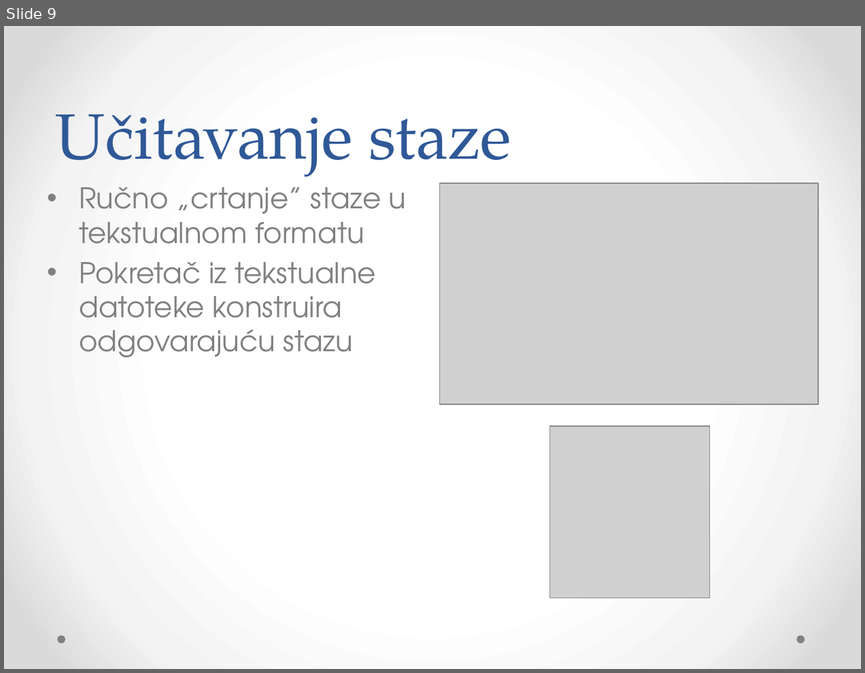
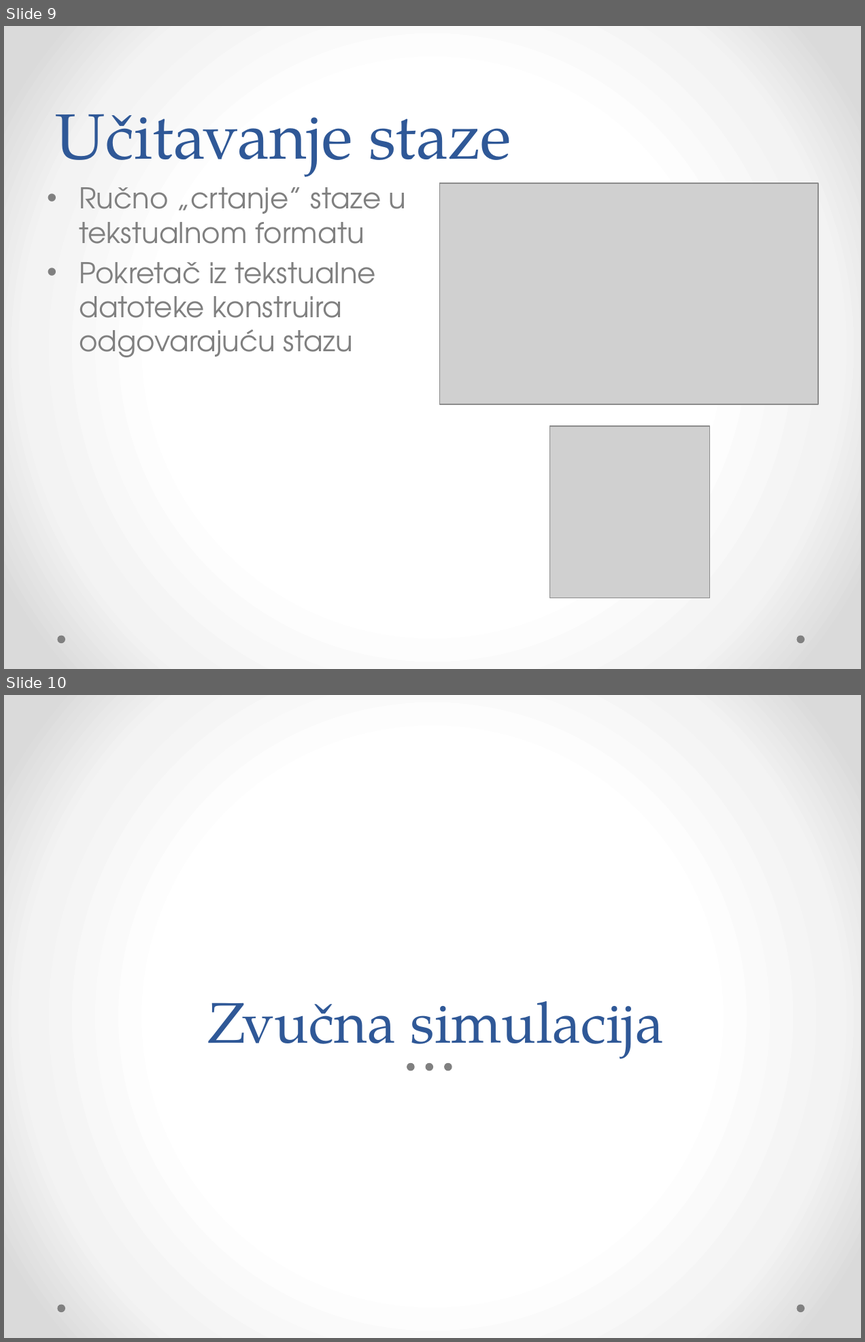
Before and after one commit to Bojanovski/IG-Project, a slide deck: Dokumentacija/Prezentacija.pptx. Shown one above the other, each under a label of ours: slide 9 before the commit, slides 9 and 10 after it. The pictures are 865x673 and 865x1342 pixels, drawn with LibreOffice and Linux fonts; fonts in the diff are those of the drawing; grey boxes stand for pictures. Boxes give left, top, right and bottom in pixels: in the first picture for what was removed or moved away, otherwise in the second. Text is boxed around its words. In the diff, an @@ line names an element or a change of style, - is before the commit and + after.

Commit message:
Zvucna simulacija u prezentaciji

```diff
--- a/Dokumentacija/Prezentacija.pptx
+++ b/Dokumentacija/Prezentacija.pptx
@@ slide 10 added at (4, 695, 861, 1338), background gradient #FFFFFF to #F4F4F4 to #DADADA; not listed: 2 template elements that a slide beside it also shows @@
@@ title added at (207, 1001, 664, 1064), 48 pt, text #2F5897 @@
+Zvučna simulacija
@@ ellipse added at (407, 1063, 415, 1070), fill #808080 @@
@@ ellipse added at (426, 1063, 433, 1070), fill #808080 @@
@@ ellipse added at (445, 1063, 452, 1070), fill #808080 @@
```
Also in this commit, not shown: 3 other slides added, 2 other files.
